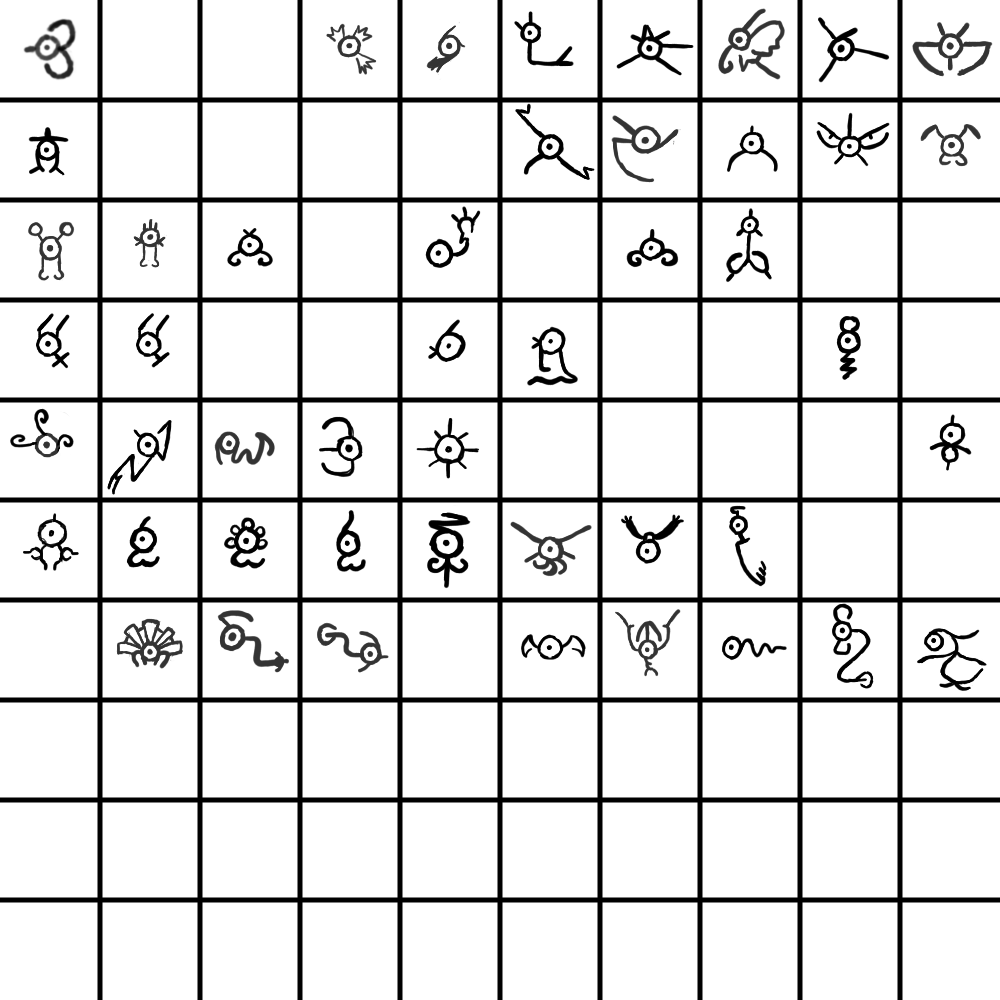
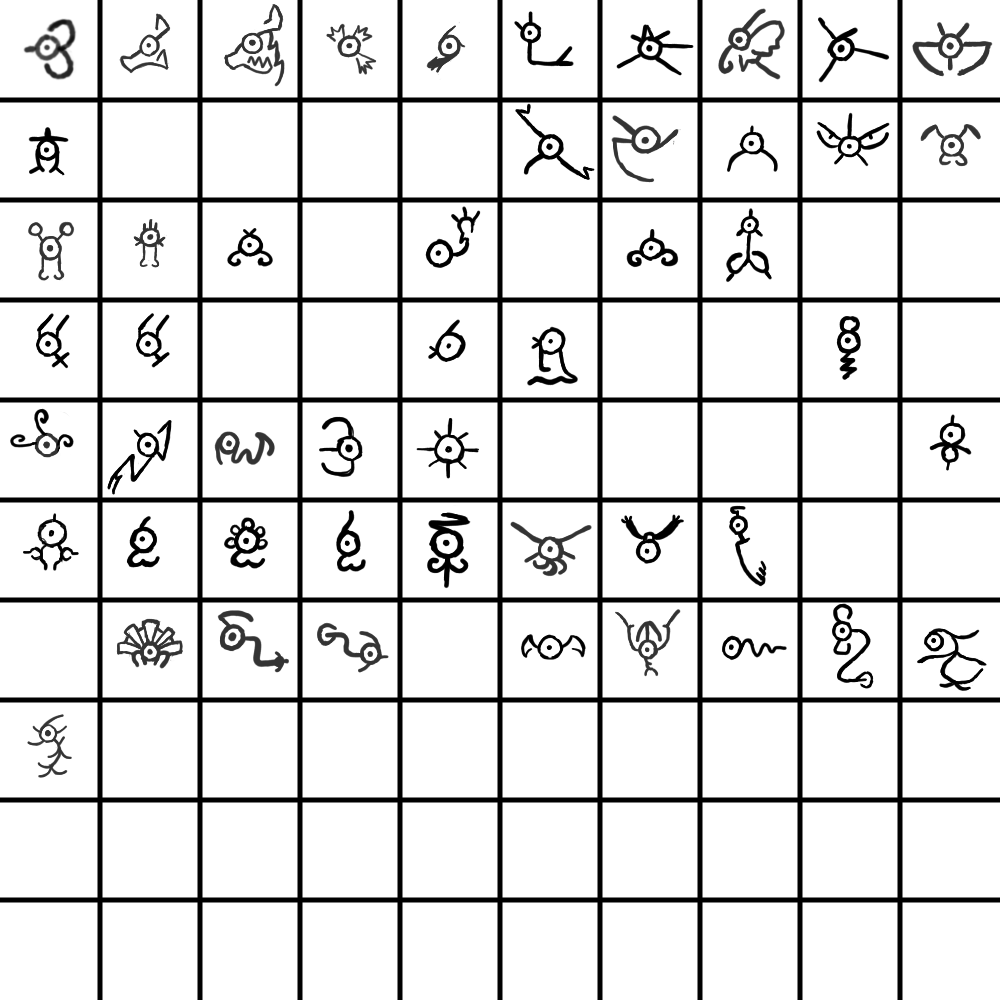
The second 1000 × 1000 image is a revision of the first. Changes to its layers:
painted on "Paint Layer 1" over [27,4,285,778]
